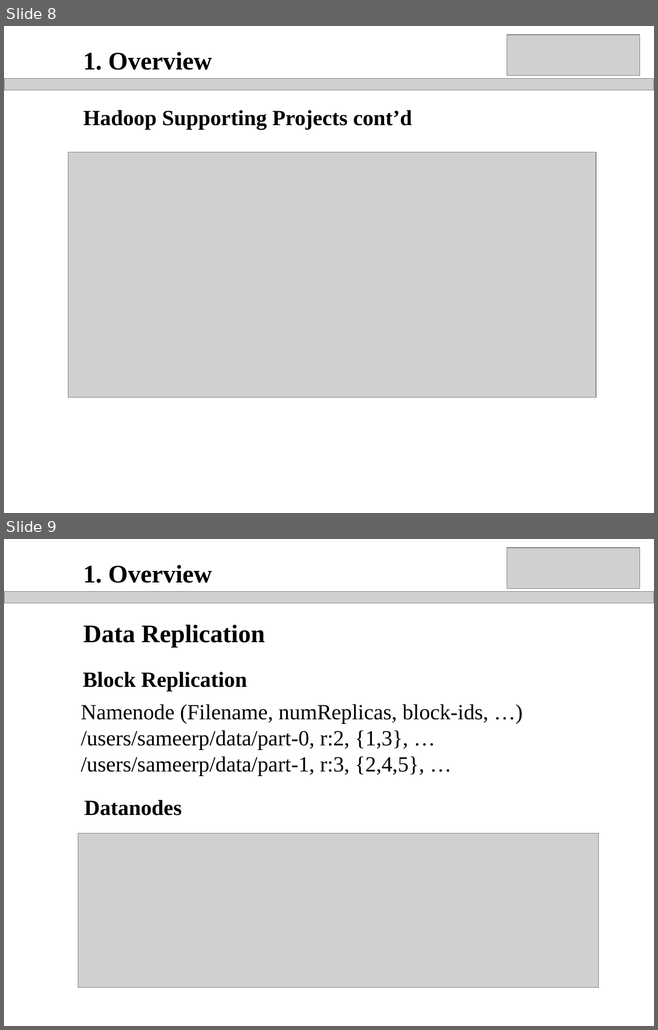
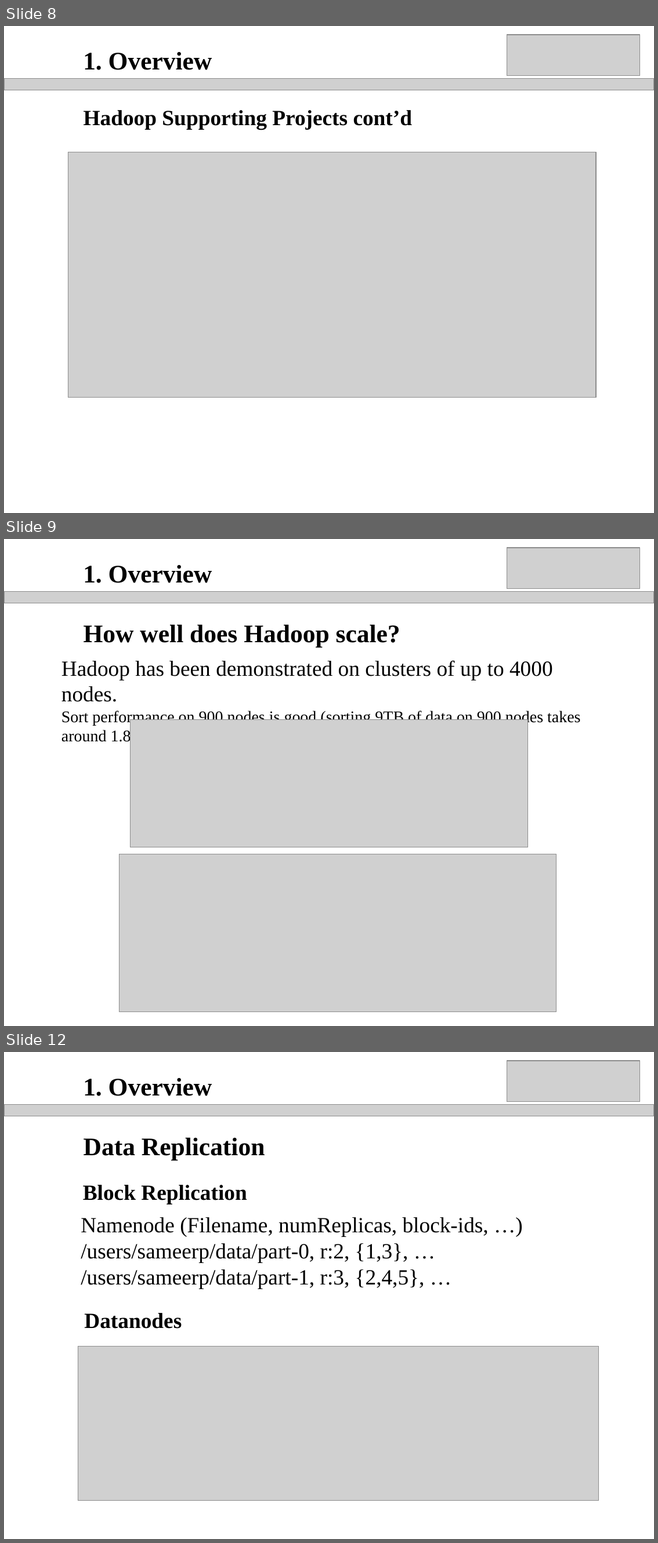
Before and after one commit to qianmai/qianmai.github.io, a slide deck: public/Final Presentation_QianMai.ppt. Shown one above the other, each under a label of ours: slides 8 and 9 before the commit, slides 8, 9 and 12 after it; the slides between them are not shown. The pictures are 658x1030 and 658x1543 pixels, drawn with LibreOffice and Linux fonts; fonts in the diff are those of the drawing; grey boxes stand for pictures; background and template pictures are left out. Boxes give left, top, right and bottom in pixels: in the first picture for what was removed or moved away, otherwise in the second. Text is boxed around its words. In the diff, an @@ line names an element or a change of style, - is before the commit and + after.

```diff
--- a/public/Final Presentation_QianMai.ppt
+++ b/public/Final Presentation_QianMai.ppt
@@ slide 9 added at <box>4,539,654,1026</box>, background picture (left out) @@
@@ picture added at <box>506,548,639,588</box> @@
@@ text added at <box>83,565,212,583</box>, 28 pt, text #000000, bold @@
+1. Overview
@@ picture added at <box>4,592,654,603</box> @@
@@ text added at <box>83,624,400,647</box>, 28 pt, text #000000, bold @@
+How well does Hadoop scale?
@@ text added at <box>61,660,580,745</box>, 18 pt, text #000000 @@
+Hadoop has been demonstrated on clusters of up to 4000 nodes.
+Sort performance on 900 nodes is good (sorting 9TB of data on 900 nodes takes around 1.8 hours)
@@ picture added at <box>130,719,528,848</box> @@
@@ picture added at <box>119,854,556,1012</box> @@
@@ what was slide 9 is now slide 12 @@
```
Also in this commit, not shown: 4 slides changed, 3 other slides added.
